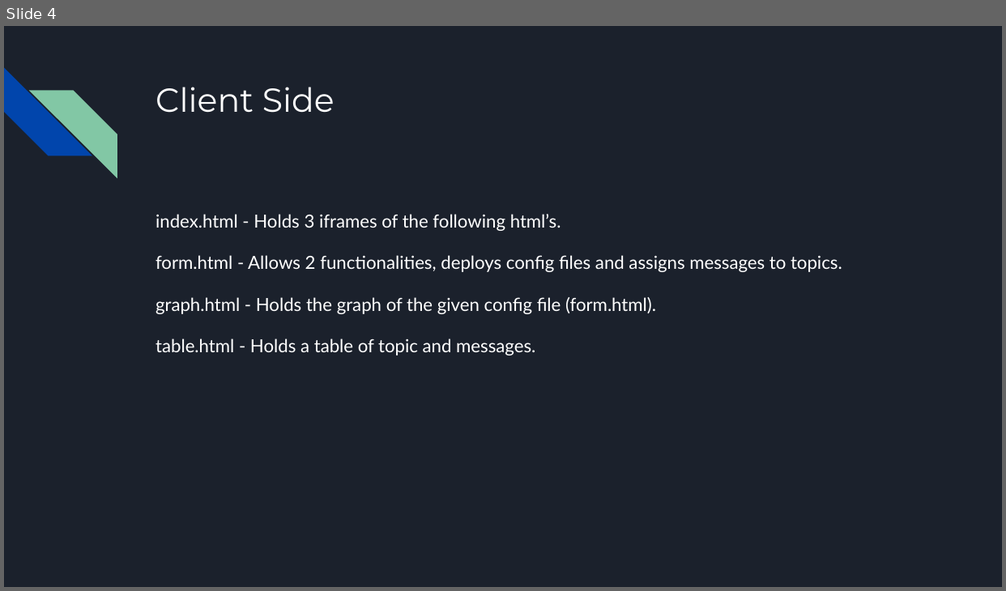
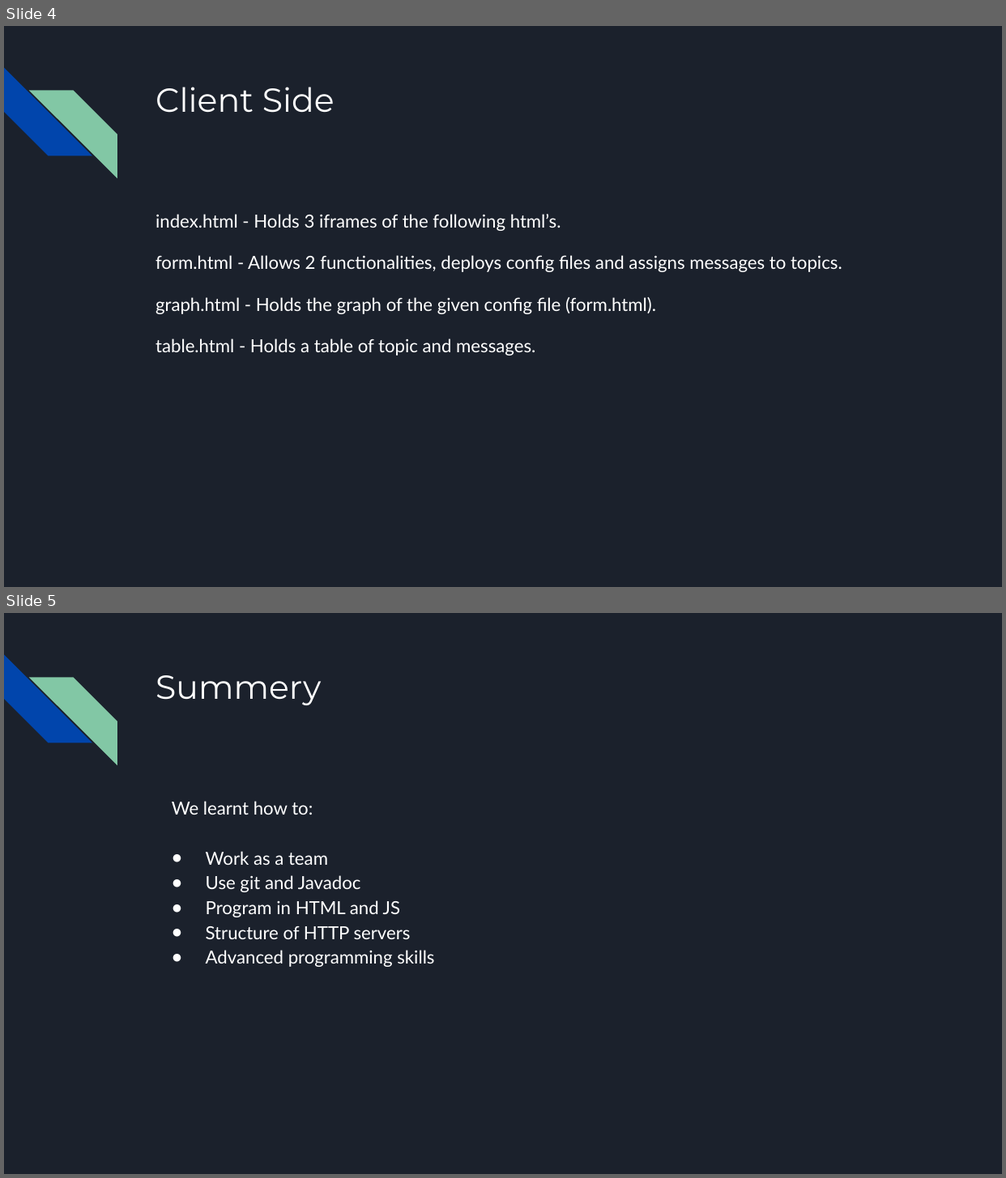
Before and after one commit to Dekel23/Advanced-Programming-Java, a slide deck: GRAPHGENIE.pptx. Shown one above the other, each under a label of ours: slide 4 before the commit, slides 4 and 5 after it. The pictures are 1006x591 and 1006x1178 pixels, drawn with LibreOffice and Linux fonts; fonts in the diff are those of the drawing. Boxes give left, top, right and bottom in pixels: in the first picture for what was removed or moved away, otherwise in the second. Text is boxed around its words. In the diff, an @@ line names an element or a change of style, - is before the commit and + after.

```diff
--- a/GRAPHGENIE.pptx
+++ b/GRAPHGENIE.pptx
@@ slide 5 added at bbox=[4, 613, 1002, 1174], background #1B212C; not listed: 2 template elements that a slide beside it also shows @@
@@ title added at bbox=[155, 675, 321, 705], 24 pt, text #FFFFFF @@
+Summery
@@ text added at bbox=[172, 801, 434, 967], 13 pt, text #FFFFFF @@
+We learnt how to:
+● Work as a team
+● Use git and Javadoc
+● Program in HTML and JS
+● Structure of HTTP servers
+● Advanced programming skills
```
Also in this commit, not shown: 1 slide changed, 22 other files.
